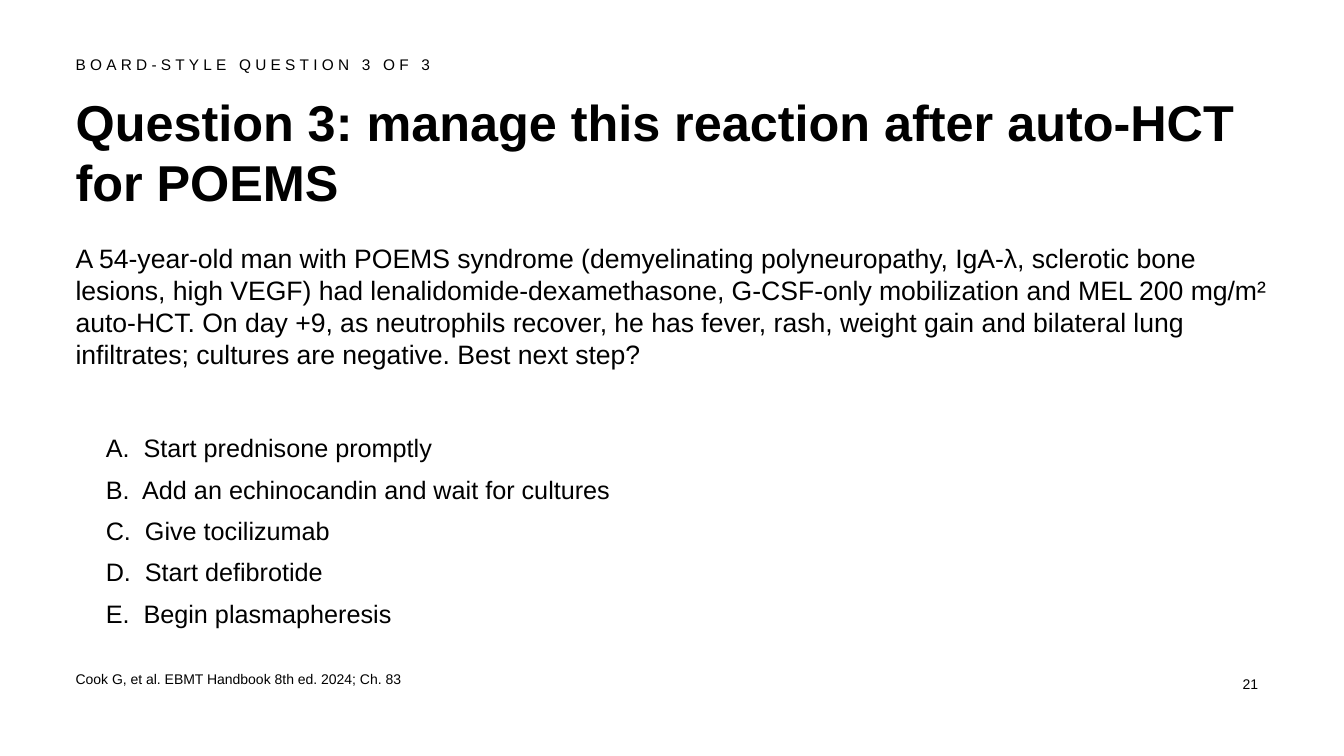
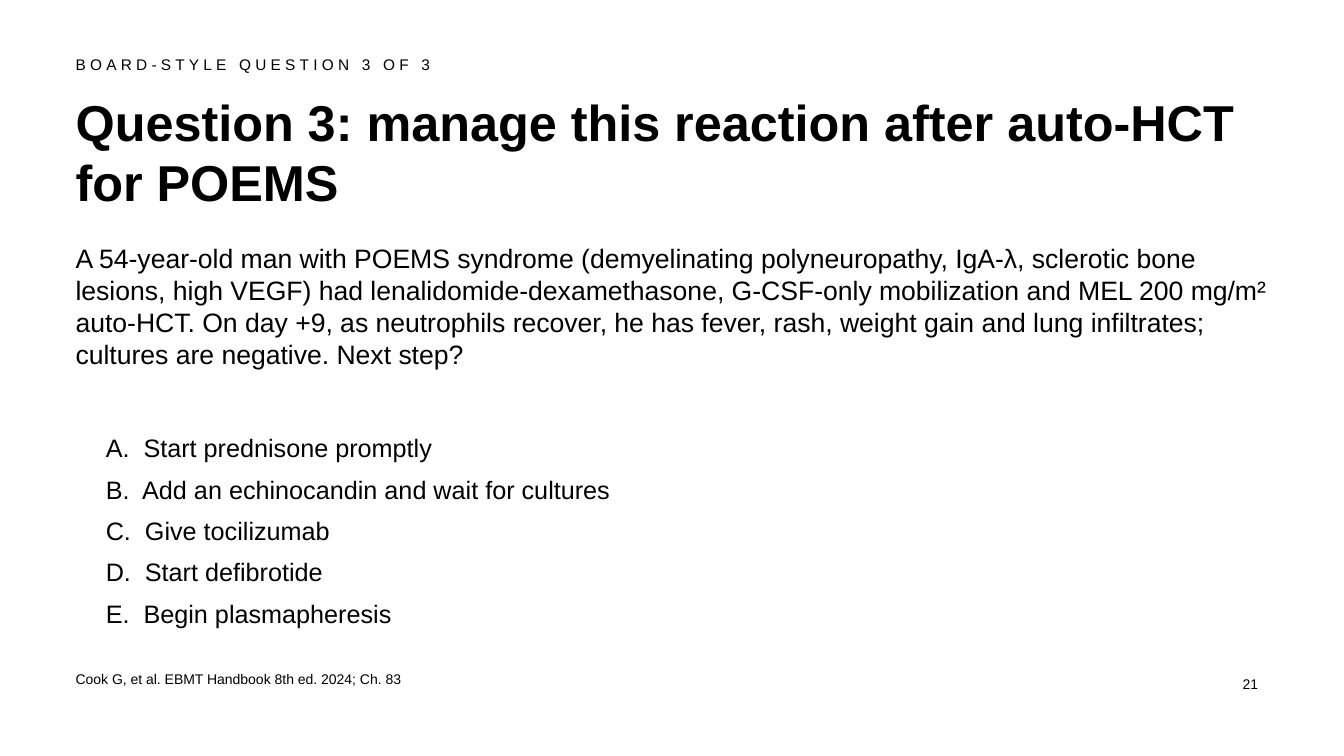
Before and after one commit to htlin222/ebmt-handbook-skill, a slide deck: slide 21 of slides/decks/s27-myeloma-plasma-cell.pptx. Drawn at 1344x756 pixels with LibreOffice and Linux fonts; fonts in the diff are those of the drawing. Boxes give left, top, right and bottom in pixels: in the first picture for what was removed or moved away, otherwise in the second. Text is boxed around its words. In the diff, an @@ line names an element or a change of style, - is before the commit and + after.

```diff
--- a/slides/decks/s27-myeloma-plasma-cell.pptx
+++ b/slides/decks/s27-myeloma-plasma-cell.pptx
@@ text at (76,248,1266,369): text changed @@
-A 54-year-old man with POEMS syndrome (demyelinating polyneuropathy, IgA-λ, sclerotic bone lesions, high VEGF) had lenalidomide-dexamethasone, G-CSF-only mobilization and MEL 200 mg/m² auto-HCT. On day +9, as neutrophils recover, he has fever, rash, weight gain and bilateral lung infiltrates; cultures are negative. Best next step?
+A 54-year-old man with POEMS syndrome (demyelinating polyneuropathy, IgA-λ, sclerotic bone lesions, high VEGF) had lenalidomide-dexamethasone, G-CSF-only mobilization and MEL 200 mg/m² auto-HCT. On day +9, as neutrophils recover, he has fever, rash, weight gain and lung infiltrates; cultures are negative. Next step?
```
Also in this commit, not shown: 3 other files.
